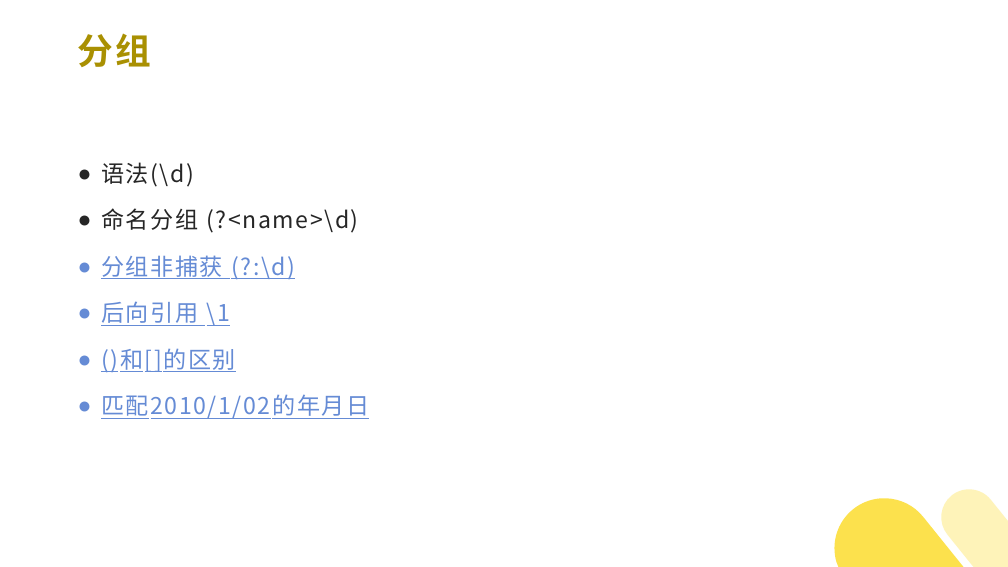
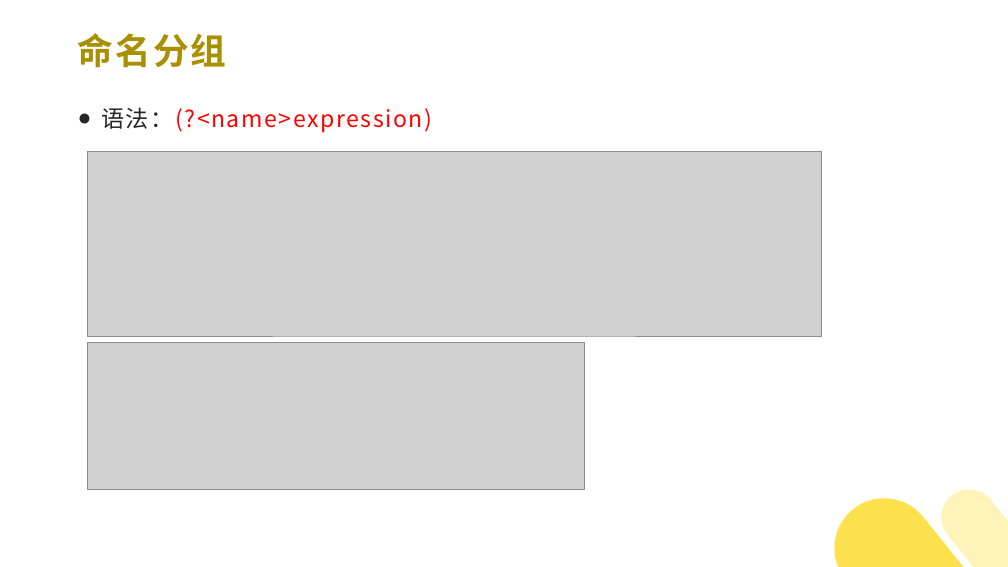
Before and after one commit to 382615666/note, a slide deck: slide 19 of 科普.pptx (slide 6 before the commit). Drawn at 1008x567 pixels with LibreOffice and Linux fonts; fonts in the diff are those of the drawing; grey boxes stand for pictures. Boxes give left, top, right and bottom in pixels: in the first picture for what was removed or moved away, otherwise in the second. Text is boxed around its words. In the diff, an @@ line names an element or a change of style, - is before the commit and + after.

```diff
--- a/科普.pptx
+++ b/科普.pptx
@@ title at [78,33,227,68]: text changed @@
-分组
+命名分组
@@ text at [101,107,432,132]: text changed; text colour #658BD5 to #FF0000 @@
-● 语法(\d)
-● 命名分组 (?<name>\d)
-● 分组非捕获 (?:\d)
-● 后向引用 \1
-● ()和[]的区别
-● 匹配2010/1/02的年月日
+● 语法：(?<name>expression)
@@ picture added at [87,152,821,337] @@
@@ picture added at [87,343,584,489] @@
```
Also in this commit, not shown: 11 other slides changed, 26 slides added, 6 slides removed, 2 other files.
